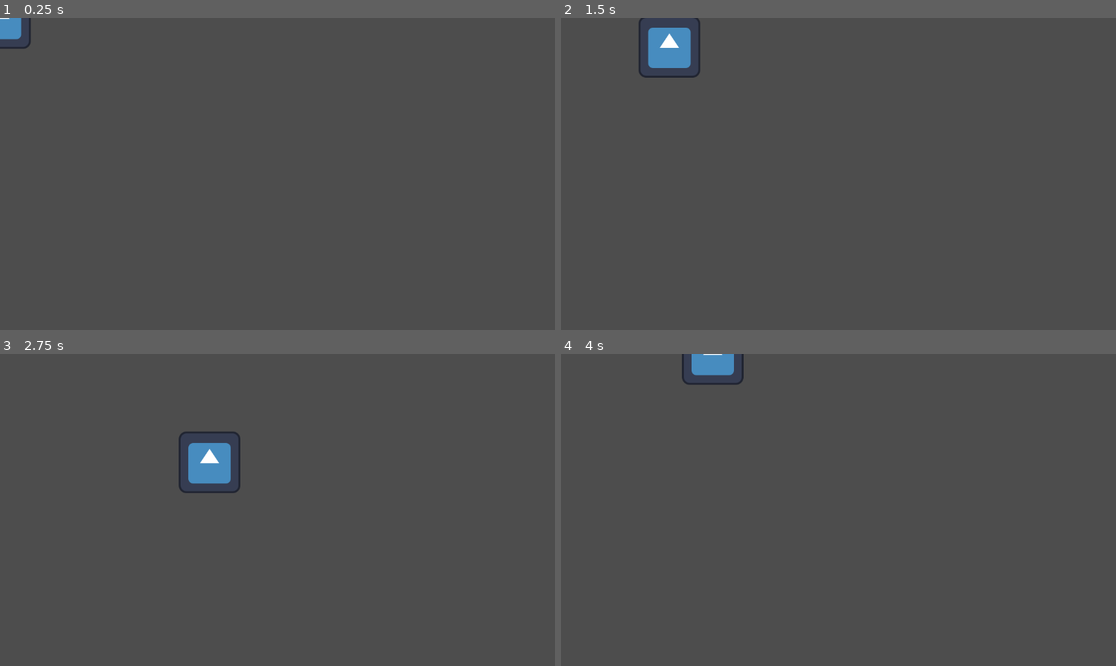
Above: before the commit, frames 1-4 (two rows, left to right).
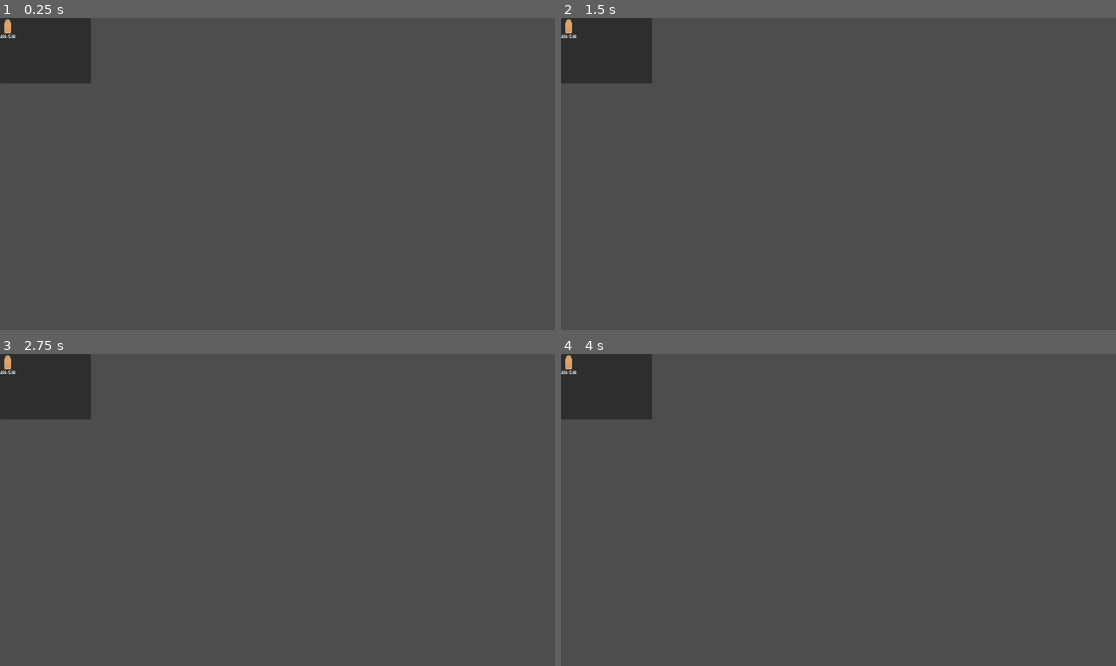
Above: after the commit, the same moments.

Repository: Exstreme-Noob/newnya
Game: Godot game, scene res://node_2d.tscn
The game is run twice, just before and just after one commit, with the same random seed, the same clock (stepped at 60 frames per second) and the same inputs. The engine's default icon, where the game draws it, is replaced by a stand-in: a white triangle on a blue panel in a dark square.
Inputs:
- Up to frame 1 (0.25 s): no input
- Up to frame 2 (1.5 s): tap Enter at 0.5 s; hold Right (ui_right) 0.53-1.28 s; hold Down (ui_down) from 1.28 s (still down)
- Up to frame 3 (2.75 s): release Down (ui_down) at 2.03 s; hold Right (ui_right) from 2.03 s (still down)
- Up to frame 4 (4 s): release Right (ui_right) at 2.78 s; hold Up (ui_up) 2.78-3.53 s; hold Left (ui_left) from 3.53 s (still down)

The runs differ from the first frame. In frame 1, 3.4% of the frame differs, in the area x 0-17%, y 0-21%; in frame 2, 4.3%; in frame 3, 4.7%, in the area x 0-44%, y 0-45%; in frame 4, 4.1%.

Commit message:
sport untericht

Diff:
--- /dev/null
+++ b/UI/Scripts/inv_slot.gd
@@ -0,0 +1,7 @@
+extends Container
+@export var item:Item
+@export var amount:int
+func _ready() -> void:
+	$VBoxContainer/TextureRect.texture = item.texure
+	if (item.cap>1):$VBoxContainer/HBoxContainer/Count.text = str(amount,"/",item.cap)
+	else : $VBoxContainer/HBoxContainer/Count.text= ""
--- /dev/null
+++ b/invFont.tres
@@ -0,0 +1,10 @@
+[gd_resource type="LabelSettings" load_steps=2 format=3 uid="uid://dsqcnatgdnnmy"]
+
+[ext_resource type="FontFile" uid="uid://bt6ta4bbc5eh" path="res://Minecraft.ttf" id="1_jsf07"]
+
+[resource]
+line_spacing = 0.0
+font = ExtResource("1_jsf07")
+font_size = 8
+shadow_size = 0
+shadow_offset = Vector2(0, 0)
--- /dev/null
+++ b/inv_slot.tscn
@@ -0,0 +1,37 @@
+[gd_scene load_steps=4 format=3 uid="uid://dxrbit0mixo2x"]
+
+[ext_resource type="Script" uid="uid://jge2ghyen80g" path="res://UI/Scripts/inv_slot.gd" id="1_gvx5b"]
+[ext_resource type="LabelSettings" uid="uid://dsqcnatgdnnmy" path="res://invFont.tres" id="2_gw5dw"]
+[ext_resource type="Texture2D" uid="uid://ch6evjimer5ck" path="res://Items/texures/9mm.png" id="2_nrbg6"]
+
+[node name="InvSlot" type="AspectRatioContainer"]
+offset_right = 50.0
+offset_bottom = 50.0
+size_flags_horizontal = 2
+size_flags_vertical = 2
+script = ExtResource("1_gvx5b")
+
+[node name="VBoxContainer" type="VBoxContainer" parent="."]
+layout_mode = 2
+alignment = 1
+
+[node name="TextureRect" type="TextureRect" parent="VBoxContainer"]
+texture_filter = 1
+texture_repeat = 1
+layout_mode = 2
+size_flags_horizontal = 4
+size_flags_vertical = 8
+texture = ExtResource("2_nrbg6")
+stretch_mode = 4
+
+[node name="HBoxContainer" type="HBoxContainer" parent="VBoxContainer"]
+layout_mode = 2
+size_flags_vertical = 2
+
+[node name="Count" type="Label" parent="VBoxContainer/HBoxContainer"]
+texture_filter = 1
+texture_repeat = 1
+layout_mode = 2
+text = "12"
+label_settings = ExtResource("2_gw5dw")
+horizontal_alignment = 2
--- a/node_2d.tscn
+++ b/node_2d.tscn
@@ -1,14 +1,17 @@
-[gd_scene load_steps=5 format=3 uid="uid://d2t8hp5dq4y0q"]
+[gd_scene load_steps=7 format=3 uid="uid://d2t8hp5dq4y0q"]
 
 [ext_resource type="Texture2D" uid="uid://cfvsma5m4ah8v" path="res://icon.svg" id="1_36dt7"]
 [ext_resource type="Script" uid="uid://cfbi2baelywmm" path="res://scripts/player.gd" id="1_luj55"]
 [ext_resource type="Script" uid="uid://b0o6fj14bkq4o" path="res://scripts/inventory.gd" id="3_vvhv8"]
+[ext_resource type="PackedScene" uid="uid://dxrbit0mixo2x" path="res://inv_slot.tscn" id="4_0hol4"]
+[ext_resource type="Resource" uid="uid://bih81t3qnwj44" path="res://Items/9mm.tres" id="5_kdubu"]
 
 [sub_resource type="CircleShape2D" id="CircleShape2D_4ncyk"]
 
 [node name="Node2D" type="Node2D"]
 
 [node name="Player" type="CharacterBody2D" parent="."]
+visible = false
 script = ExtResource("1_luj55")
 
 [node name="Sprite2D" type="Sprite2D" parent="Player"]
@@ -20,3 +23,35 @@
 
 [node name="Inventory" type="Node2D" parent="Player"]
 script = ExtResource("3_vvhv8")
+
+[node name="Camera2D" type="Camera2D" parent="Player"]
+position_smoothing_enabled = true
+
+[node name="CanvasLayer" type="CanvasLayer" parent="."]
+
+[node name="UI" type="Control" parent="CanvasLayer"]
+layout_mode = 3
+anchors_preset = 0
+offset_right = 196.0
+offset_bottom = 143.0
+
+[node name="InvPanel" type="Panel" parent="CanvasLayer/UI"]
+layout_mode = 0
+offset_right = 189.0
+offset_bottom = 136.0
+
+[node name="Inventory" type="GridContainer" parent="CanvasLayer/UI/InvPanel"]
+layout_mode = 2
+offset_right = 184.0
+offset_bottom = 133.0
+columns = 2
+
+[node name="InvSlot2" parent="CanvasLayer/UI/InvPanel/Inventory" instance=ExtResource("4_0hol4")]
+layout_mode = 2
+item = ExtResource("5_kdubu")
+amount = 499
+
+[node name="Equipment" type="GridContainer" parent="CanvasLayer/UI/InvPanel"]
+layout_mode = 0
+offset_right = 40.0
+offset_bottom = 40.0
Binary file added: Minecraft.ttf
Not shown, added: Minecraft.ttf.import
Not shown, added: UI/Scripts/inv_slot.gd.uid
